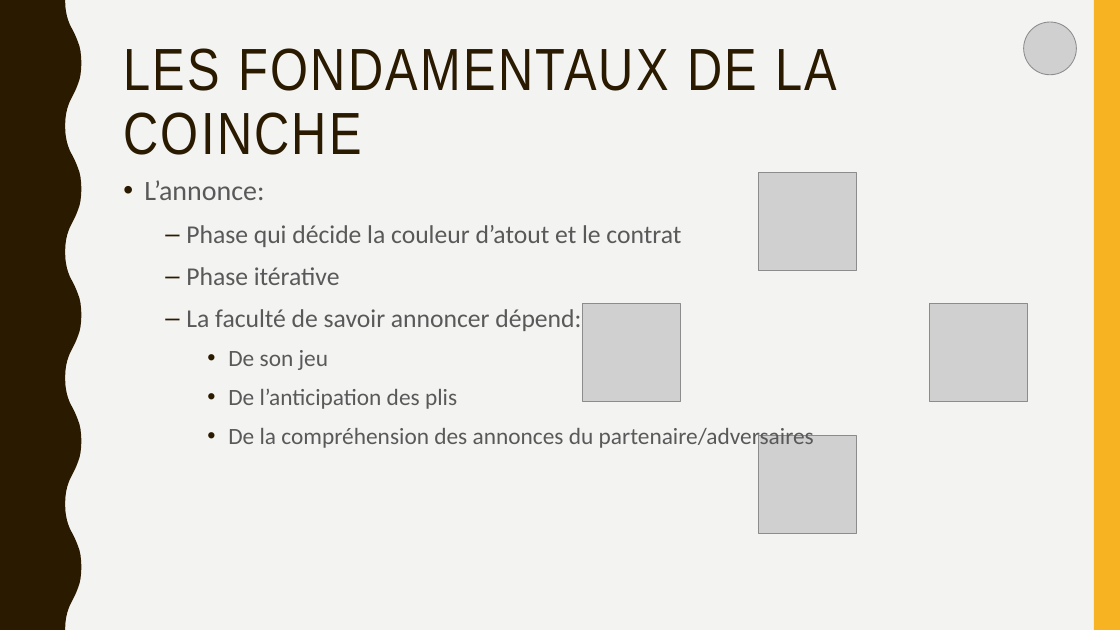
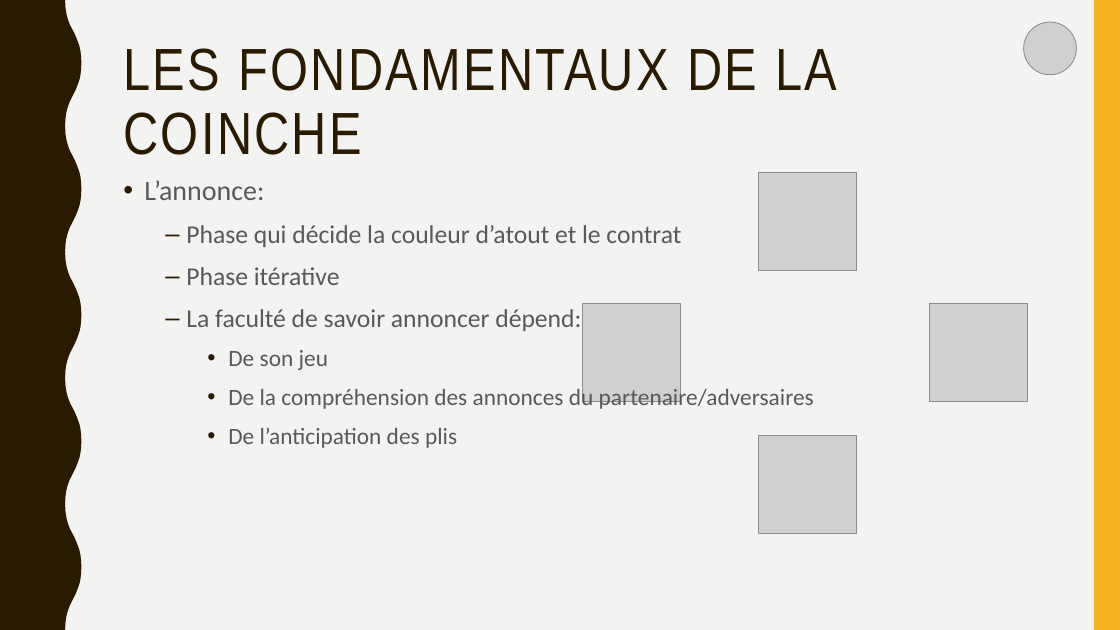
Before and after one commit to EricPicot/gym-coinche, a slide deck: slide 4 of presentation_fr_coinche.pptx. Drawn at 1120x630 pixels with LibreOffice and Linux fonts; fonts in the diff are those of the drawing; grey boxes stand for pictures. Boxes give left, top, right and bottom in pixels: in the first picture for what was removed or moved away, otherwise in the second. Text is boxed around its words. In the diff, an @@ line names an element or a change of style, - is before the commit and + after.

```diff
--- a/presentation_fr_coinche.pptx
+++ b/presentation_fr_coinche.pptx
@@ text at (228,386,814,409): paragraph added @@
+    • De la compréhension des annonces du partenaire/adversaires
@@ text at (228,428,814,451): paragraph removed @@
-    • De la compréhension des annonces du partenaire/adversaires
```
Also in this commit, not shown: 5 other slides changed, 1 slide added, 3 other files.
